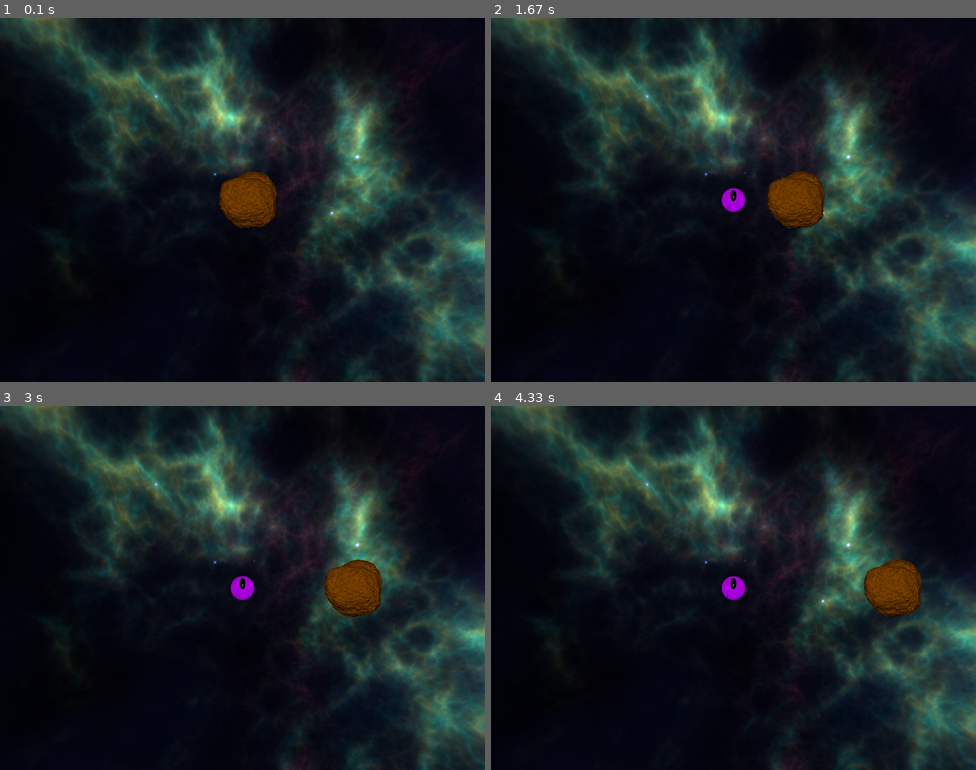
Above: before the commit, frames 1-4 (two rows, left to right).
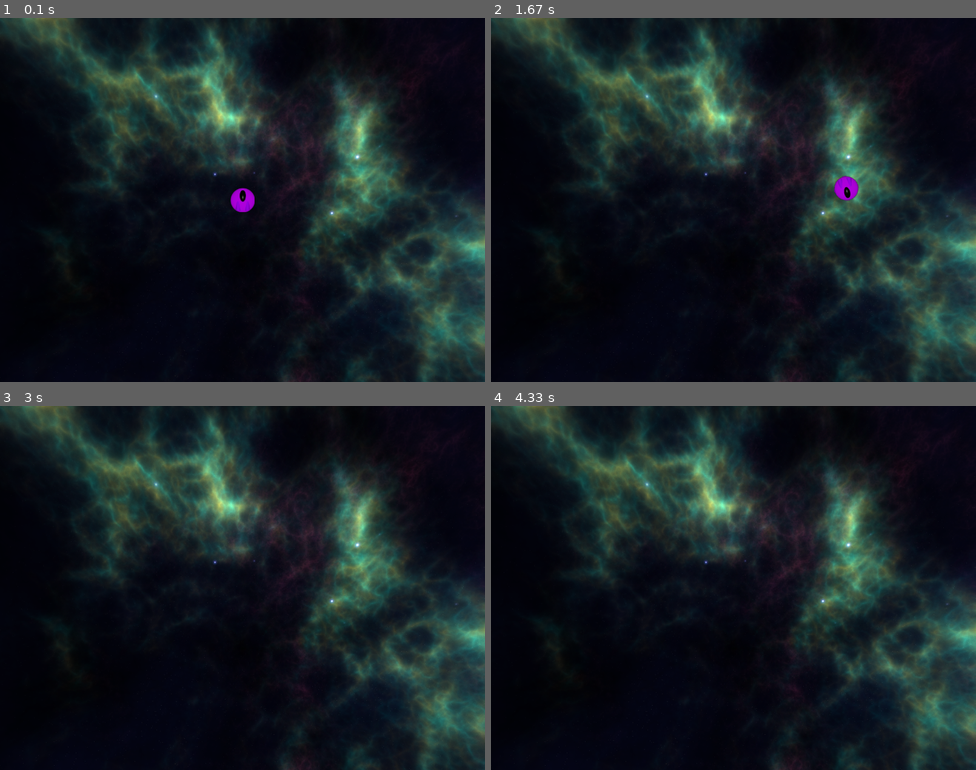
Above: after the commit, the same moments.

Repository: StochasticJP/pygame_asteroids
Game: pygame game, started from __main__.py
Two runs of this game, one before a commit and one after it. Both use one fixed random seed, a clock stepped at 60 frames per second and the inputs below.
Inputs:
- Up to frame 1 (0.1 s): no input
- Up to frame 2 (1.67 s): hold Right 0.33-0.8 s; hold Up 0.83-1.13 s; hold Right 1.17-1.63 s
- Up to frame 3 (3 s): hold Left 1.67-2.2 s; hold Left 2.23-2.63 s
- Up to frame 4 (4.33 s): no input

The runs differ from the first frame. In frame 1, 1.5% of the frame differs, in the area x 45-58%, y 42-58%; in frame 2, 2.0%, in the area x 47-76%, y 42-58%; in frame 3, 1.7%; in frame 4, 1.7%.

Commit message:
added spaceship player handling and rotational movements

Diff:
--- a/game.py
+++ b/game.py
@@ -1,19 +1,19 @@
 import pygame
 from gameobject import GameObject
+from player import Player
 import utils
 
-# class const
-SCREEN_WIDTH = 800
-SCREEN_HEIGHT = 600
+class Game:
+    # class const
+    SCREEN_WIDTH = 800
+    SCREEN_HEIGHT = 600
 
-
-class Game:
     def __init__(self):
         self._init_pygame()  # when this class is called - init pygame method is initialized
-        self.screen = pygame.display.set_mode((SCREEN_WIDTH, SCREEN_HEIGHT))
+        self.clock = pygame.time.Clock()
+        self.screen = pygame.display.set_mode((self.SCREEN_WIDTH, self.SCREEN_HEIGHT))
         self.background = utils.load_sprite("space", False)
-        self.spaceship = GameObject((400, 300), utils.load_sprite("spaceship"), (0, 0))
-        self.asteroid = GameObject((400, 300), utils.load_sprite("asteroid"), (1, 0))
+        self.spaceship = Player((400, 300))
 
     def main_loop(self):
         while True:
@@ -26,16 +26,28 @@
         pygame.display.set_caption("Game Asteroids")
 
     def _handle_input(self):
+        # Player input handling
+        is_key_pressed = pygame.key.get_pressed()
+
+        if is_key_pressed[pygame.K_RIGHT]:
+            self.spaceship.rotate(clockwise=True)
+        elif is_key_pressed[pygame.K_LEFT]:
+            self.spaceship.rotate(clockwise=False)
+        elif is_key_pressed[pygame.K_UP]:
+            self.spaceship.accelerate()
+
+        # Handle input to quit the game
         for event in pygame.event.get():
             if event.type == pygame.QUIT or (event.type == pygame.KEYDOWN and event.key == pygame.K_ESCAPE):
                 quit()
 
+
+
     def _process_game_logic(self):
         self.spaceship.move()
-        self.asteroid.move()
 
     def _draw(self):
         self.screen.blit(self.background, (0, 0))  # fills the screen with each frame
         self.spaceship.draw(self.screen)
-        self.asteroid.draw(self.screen)
         pygame.display.flip()  # updates the content of the screen
+        self.clock.tick(60)  # will wait it match the desired FPS
--- a/gameobject.py
+++ b/gameobject.py
@@ -3,6 +3,8 @@
 
 
 class GameObject:
+    UP_DIRECTION = Vector2(0, -1)  # unit vectors
+
     def __init__(self, position, sprite, velocity):
         self.position = Vector2(position)
         self.sprite = sprite
--- a/player.py
+++ b/player.py
@@ -0,0 +1,31 @@
+from gameobject import GameObject
+import utils
+from pygame.math import Vector2
+from pygame.transform import rotozoom
+
+class Player(GameObject):
+    # class const
+    SPACESHIP = "spaceship"
+    MANEAVERABILITY = 3
+    UP_DIRECTION = (0, -1)
+    UP_COORDS = (0, -1)
+    ACCELERATION = 0.25
+
+    def __init__(self, position):
+        super().__init__(position, utils.load_sprite(self.SPACESHIP), Vector2(0))
+        self.direction = Vector2(self.UP_DIRECTION)
+
+    def rotate(self, clockwise=True):
+        sign = 1 if clockwise else -1
+        angle = self.MANEAVERABILITY * sign
+        self.direction.rotate_ip(angle)
+
+    def draw(self, surface):
+        angle = self.direction.angle_to(self.UP_COORDS)
+        rotated_surface = rotozoom(self.sprite, angle, 1.0)
+        rotated_surface_size = Vector2(rotated_surface.get_size())
+        blit_position = self.position - rotated_surface_size * 0.5
+        surface.blit(rotated_surface, blit_position)
+
+    def accelerate(self):
+        self.velocity += self.direction * self.ACCELERATION
